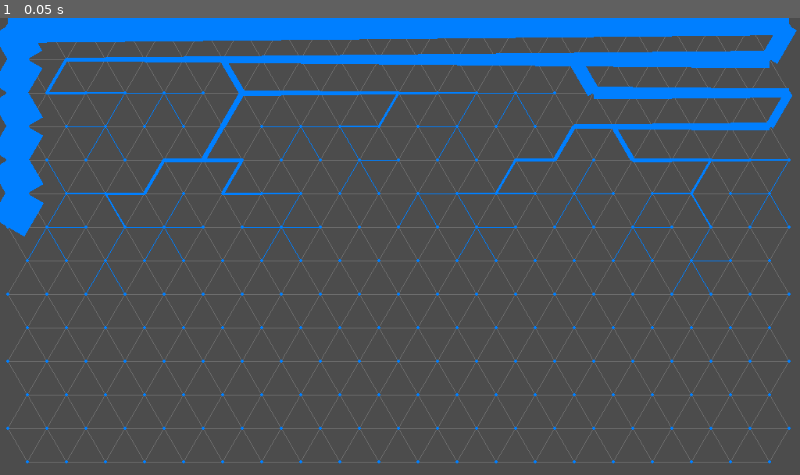
Above: before the commit, frame 1.
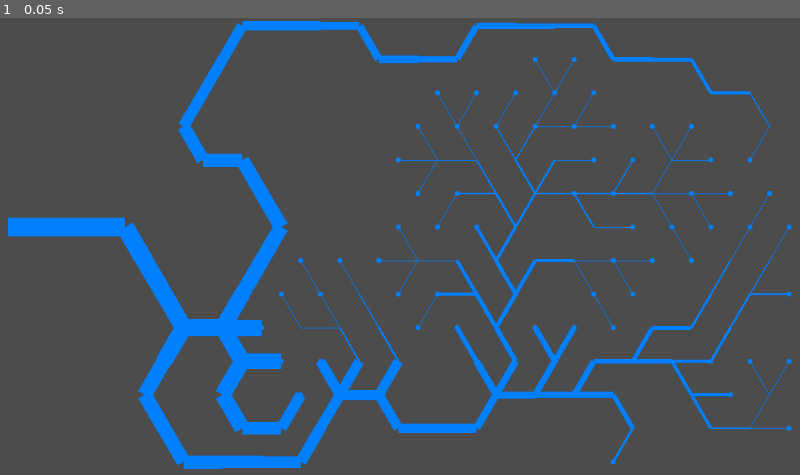
Above: after the commit, the same moment.

Repository: MichaelReel/2DMapGen
Game: Godot game, scene res://TrigridRivers.tscn
The game is run twice, just before and just after one commit, with the same random seed, the same clock (stepped at 60 frames per second) and the same inputs. This scene is started directly instead of the project's main scene.
Inputs:
- Up to frame 1 (0.05 s): no input

The runs differ from the first frame. In frame 1, 21% of the frame differs, in the area x 0-100%, y 0-99%.

Commit message:
Initial kind of working. Some odd thing's being marked as sources.

Diff:
--- a/TrigridRivers.gd
+++ b/TrigridRivers.gd
@@ -2,7 +2,8 @@
 
 const TRI_SIDE : float = 50.0
 const MIN_DEPTH : float = 1.0
-const DEPTH_CHANGE : float = 1.0
+const START_DEPTH : float = 25.0
+const DEPTH_CHANGE : float = 0.5
 
 onready var width := rect_size.x
 onready var height := rect_size.y
@@ -16,12 +17,14 @@
 	var connections : Array
 	var downstream : TriPoint
 	var depth : float
+	var drawn : bool
 
 	func _init(v, x, y):
 		pos = v
 		col = x
 		row = y
 		connections = []
+		drawn = false
 
 	func set_neighbors(neighbors : Array):
 		connections = neighbors
@@ -36,6 +39,7 @@
 class TriGrid:
 	# A grid points that are triangular in placement
 	var points := []
+	var sources := []
 
 	func _init(width : float, height : float):
 		var height_diff : float = sqrt( 0.75 * (TRI_SIDE * TRI_SIDE))
@@ -78,12 +82,16 @@
 			point.downstream = point # Sink
 		# Proportion a part of the depth to each available connection
 		if depth < MIN_DEPTH:
+			sources.append(point)
 			return
-#		var available = []
+		var available = []
 		for conn in point.connections:
 			if conn.downstream == null:
-#				available.append(conn)
-				flow_to(conn.col, conn.row, depth - DEPTH_CHANGE, point)
+				available.append(conn)
+
+		available.shuffle()
+		for conn in available:
+			flow_to(conn.col, conn.row, point.depth - DEPTH_CHANGE, point)
 
 
 	func draw_guides(canvas : CanvasItem, color : Color):
@@ -95,14 +103,13 @@
 					canvas.draw_line(point.pos, conn.pos, color, 0.5)
 
 	func draw_flows(canvas : CanvasItem, color : Color):
-		for row_ind in range (0, points.size()):
-			for col_ind in range (0, points[row_ind].size()):
-				var point = points[row_ind][col_ind]
-				canvas.draw_circle(point.pos, 2.0, color)
-				# TODO: Draw downstream connections!
-				if point.downstream != null:
-					canvas.draw_line(point.pos, point.downstream.pos, color, point.depth)
-
+		for source in sources:
+			canvas.draw_circle(source.pos, 3.0, color)
+			var point = source
+			while (point.downstream != null and not point.drawn):
+				canvas.draw_line(point.pos, point.downstream.pos, color, point.depth)
+				point.drawn = true
+				point = point.downstream
 
 func _ready():
 #   # This is really just starter debug to check dimension
@@ -112,9 +119,10 @@
 #	imageTexture.create_from_image(noiseImage)
 #	self.texture = imageTexture
 
+	seed(1)
 	grid = TriGrid.new(width, height)
-	grid.flow_to(0, 6, 50.0)
+	grid.flow_to(0, 6, START_DEPTH)
 
 func _draw():
-	grid.draw_guides(self, Color(1.0, 1.0, 1.0, 0.1))
+#	grid.draw_guides(self, Color(1.0, 1.0, 1.0, 0.1))
 	grid.draw_flows(self, Color(0.0, 0.5, 1.0, 1.0))
